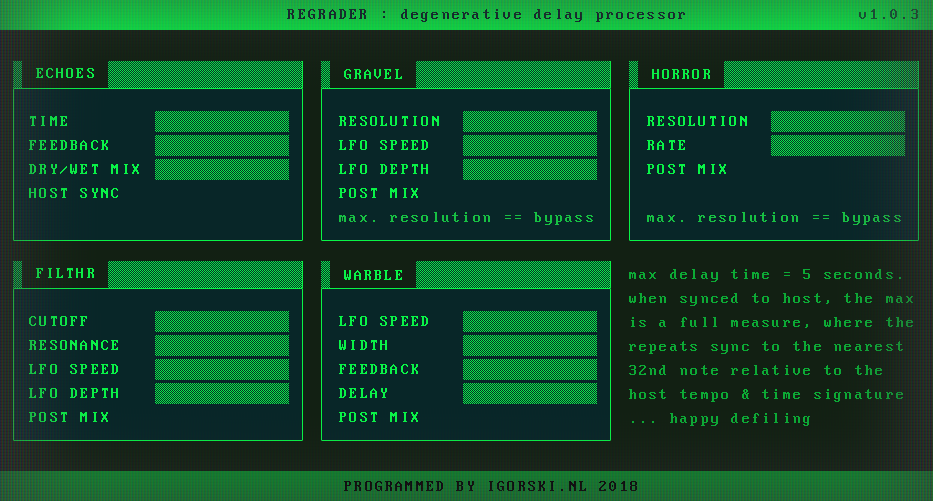
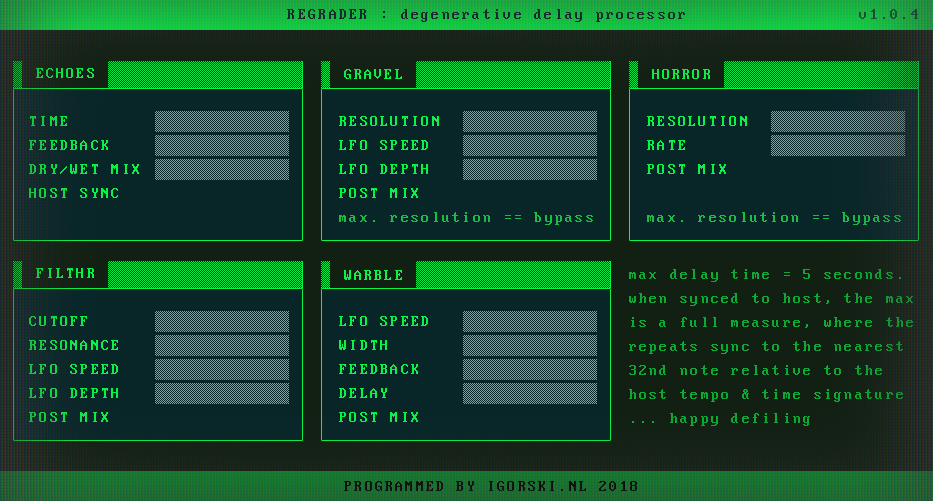
Revision of a layered 933px x 501px image; what changed, layer by layer:
painted on "version number" over 911, 9, 918, 19
